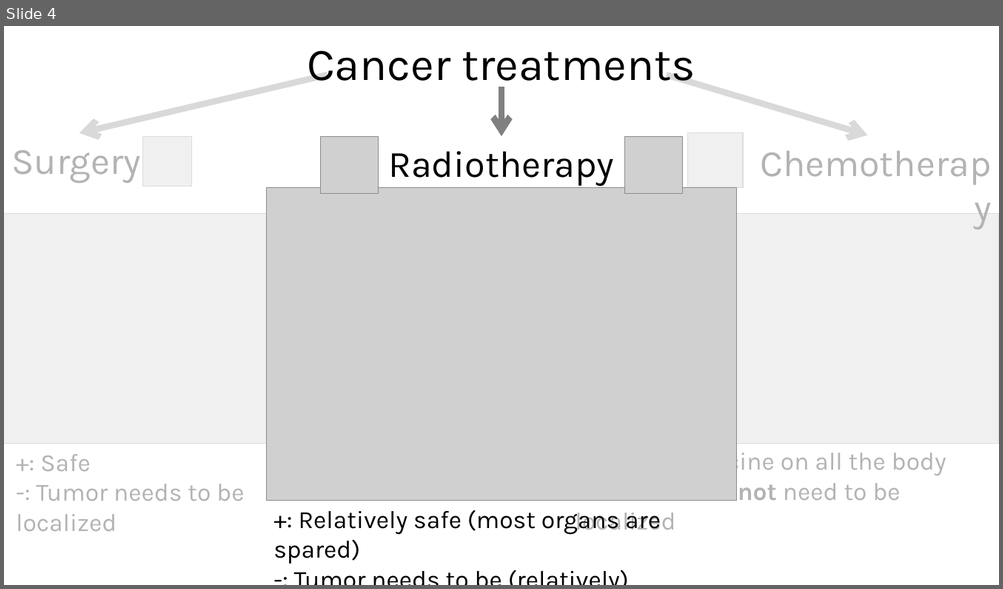
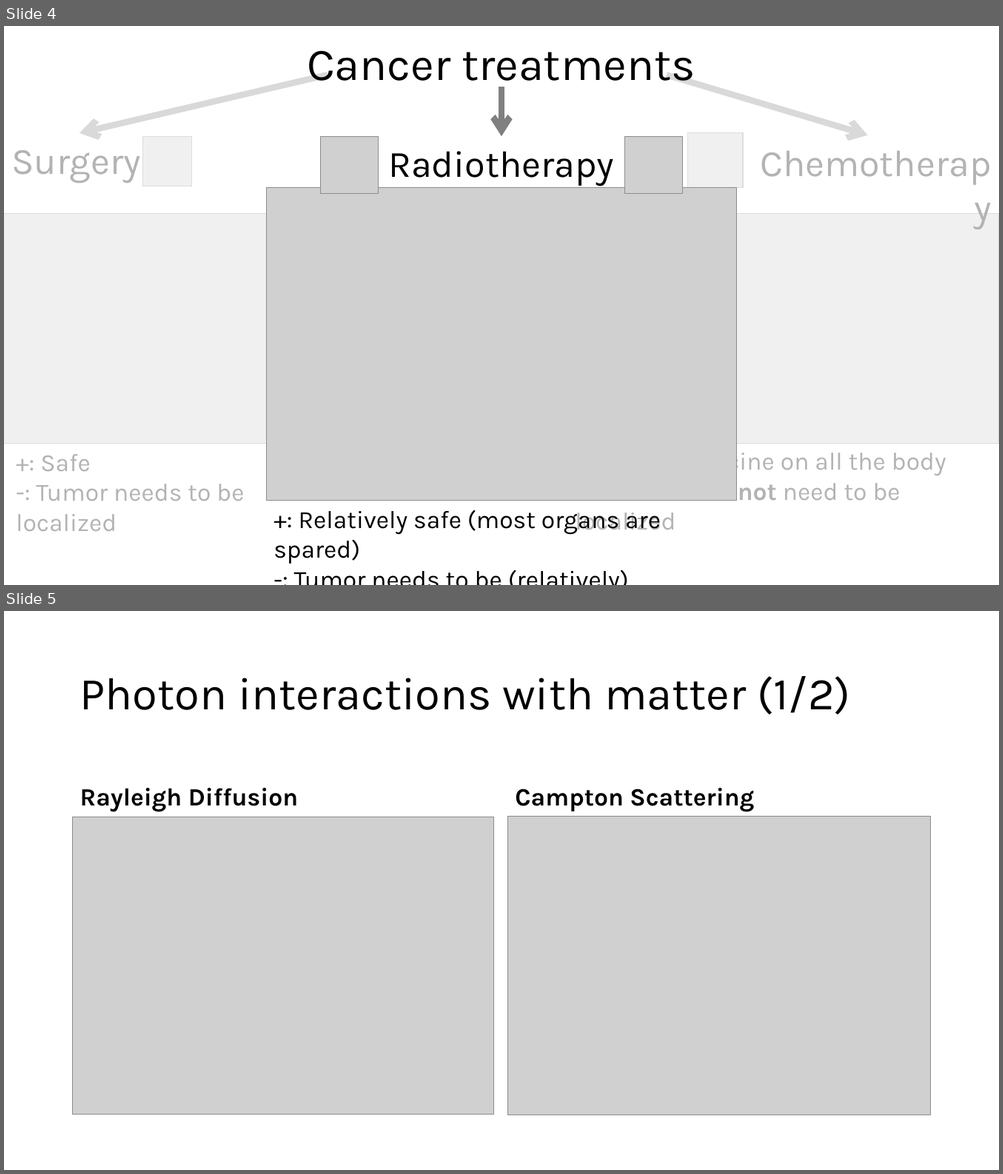
Before and after one commit to pauldubois98/Defense, a slide deck: PhD_Defense.pptm. Shown one above the other, each under a label of ours: slide 4 before the commit, slides 4 and 5 after it. The pictures are 1003x589 and 1003x1174 pixels, drawn with LibreOffice and Linux fonts; fonts in the diff are those of the drawing; grey boxes stand for pictures. Boxes give left, top, right and bottom in pixels: in the first picture for what was removed or moved away, otherwise in the second. Text is boxed around its words. In the diff, an @@ line names an element or a change of style, - is before the commit and + after.

Commit message:
Photon interactions with matter (1/2) slide

```diff
--- a/PhD_Defense.pptm
+++ b/PhD_Defense.pptm
@@ slide 5 added at bbox=[4, 611, 999, 1170], background #FFFFFF @@
@@ title added at bbox=[80, 676, 850, 715], 44 pt, text #000000 @@
+Photon interactions with matter (1/2)
@@ text added at bbox=[80, 788, 299, 812], 24 pt, text #000000, bold @@
+Rayleigh Diffusion
@@ text added at bbox=[515, 788, 754, 812], 24 pt, text #000000, bold @@
+Campton Scattering
@@ picture added at bbox=[73, 817, 493, 1115] @@
@@ picture added at bbox=[508, 816, 930, 1116] @@
```
